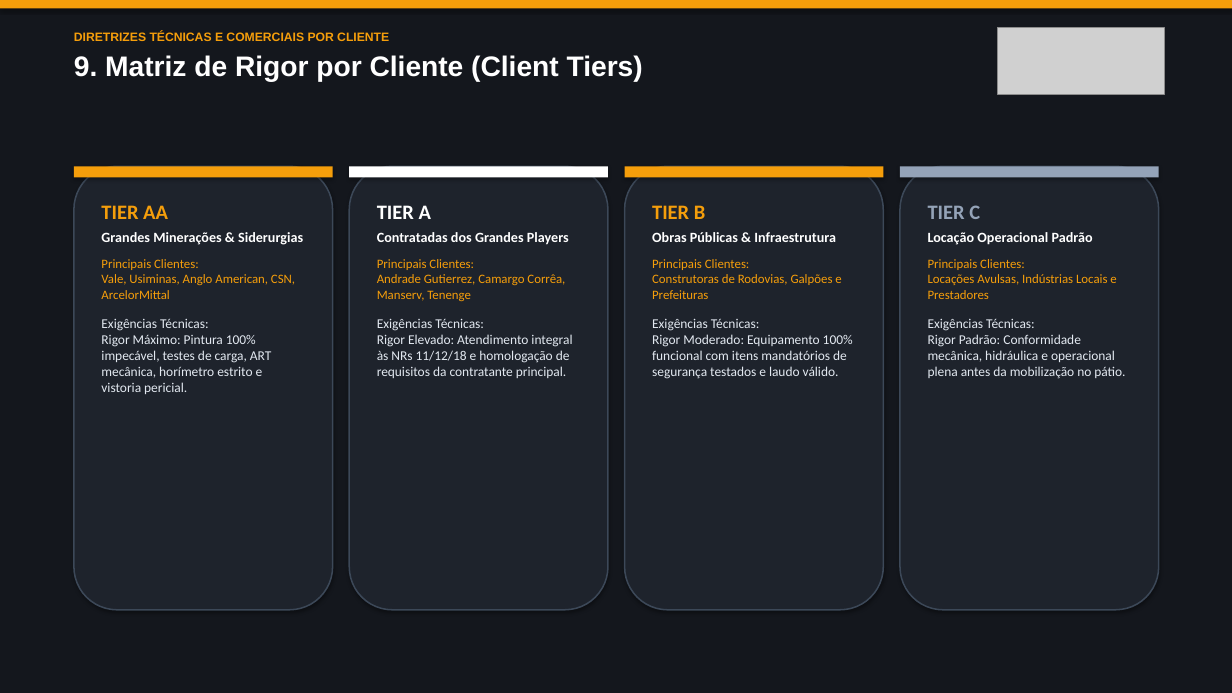
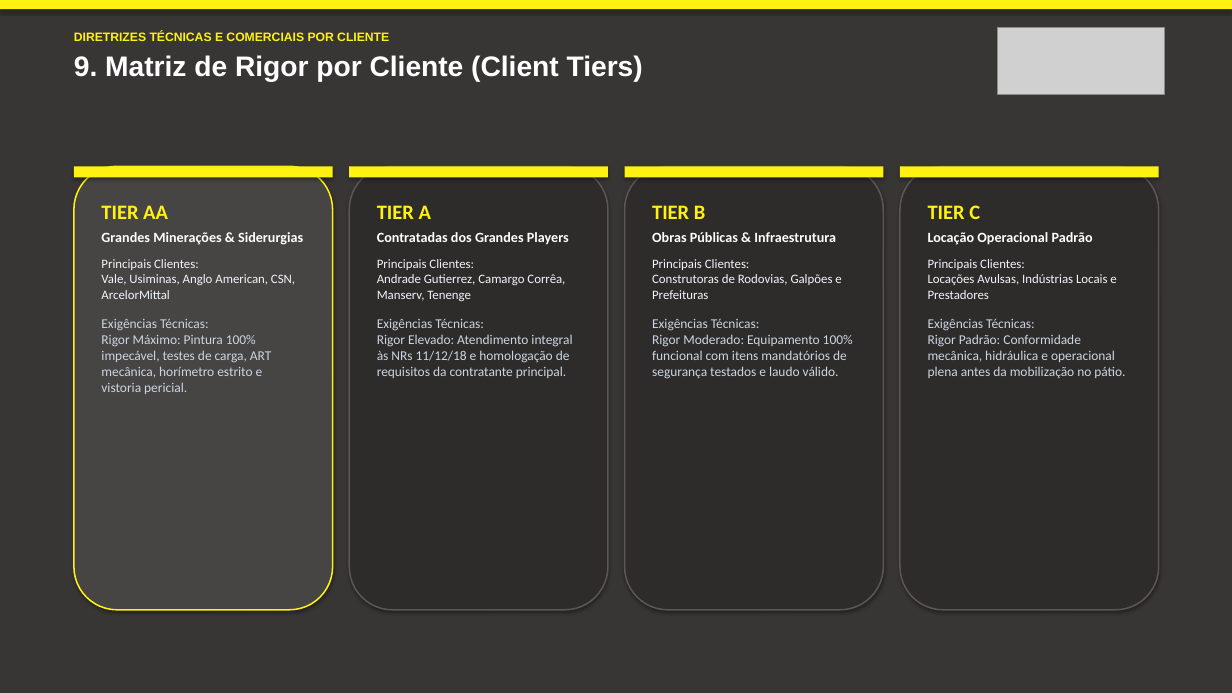
Before and after one commit to maikongsp/inspecao-frota-locar, a slide deck: slide 10 of Funcional.pptx. Drawn at 1232x693 pixels with LibreOffice and Linux fonts; fonts in the diff are those of the drawing; grey boxes stand for pictures. Boxes give left, top, right and bottom in pixels: in the first picture for what was removed or moved away, otherwise in the second. Text is boxed around its words. In the diff, an @@ line names an element or a change of style, - is before the commit and + after.

Commit message:
style: alinha apresentacao Funcional.pptx rigorosamente a paleta oficial Locar (cinza, amarelo e branco)

```diff
--- a/Funcional.pptx
+++ b/Funcional.pptx
@@ rectangle at [0,0,1232,693]: fill #14171D to #383535 @@
@@ fill #F59E0B to #FFF212 in 3 elements at [625,166,884,177], [74,166,333,177], [0,0,1232,9] @@
@@ text at [74,32,389,41]: text colour #F59E0B to #FFF212 in "DIRETRIZES TÉCNICAS E COMERCIAIS POR CLIENTE" @@
@@ rounded rectangle at [74,166,333,610]: fill #1E232C to #474444; outline #3C4858 1.2 pt to #FFF212 1.2 pt @@
@@ rectangle at [349,166,608,177]: fill #FFFFFF to #FFF212 @@
@@ fill #1E232C to #2E2B2B; outline #3C4858 1.2 pt to #5C5656 1.2 pt in 3 elements at [349,166,608,610], [625,166,884,610], [900,166,1159,610] @@
@@ rectangle at [900,166,1159,177]: fill #94A3B8 to #FFF212 @@
@@ text at [101,205,295,394]: text colour #F59E0B to #FFF212 in "TIER AA"; text colour #F59E0B to #F1F5F9 in "Principais Clientes: Vale, Usiminas, Anglo American, CSN, ..."; text colour #E2E8F0 to #CBD5E1 in "Exigências Técnicas: Rigor Máximo: Pintura 100% impecável, ..." @@
@@ text at [377,205,572,378]: text colour #FFFFFF to #FFF212 in "TIER A"; text colour #F59E0B to #F1F5F9 in "Principais Clientes: Andrade Gutierrez, Camargo Corrêa, Mans ..."; text colour #E2E8F0 to #CBD5E1 in "Exigências Técnicas: Rigor Elevado: Atendimento integral às ..." @@
@@ text at [652,205,853,379]: text colour #F59E0B to #FFF212 in "TIER B"; text colour #F59E0B to #F1F5F9 in "Principais Clientes: Construtoras de Rodovias, Galpões e ..."; text colour #E2E8F0 to #CBD5E1 in "Exigências Técnicas: Rigor Moderado: Equipamento 100% funcio ..." @@
@@ text at [928,205,1125,379]: text colour #94A3B8 to #FFF212 in "TIER C"; text colour #F59E0B to #F1F5F9 in "Principais Clientes: Locações Avulsas, Indústrias Locais e ..."; text colour #E2E8F0 to #CBD5E1 in "Exigências Técnicas: Rigor Padrão: Conformidade mecânica, hi ..." @@
```
Also in this commit, not shown: 10 other slides changed.
